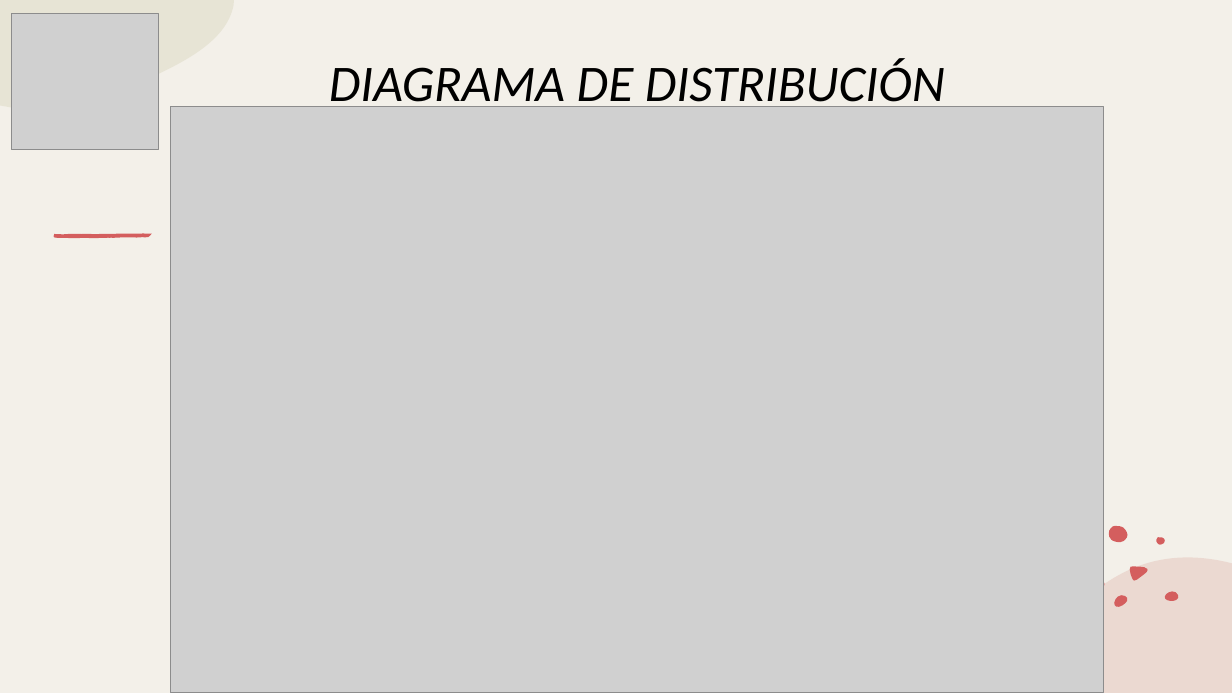
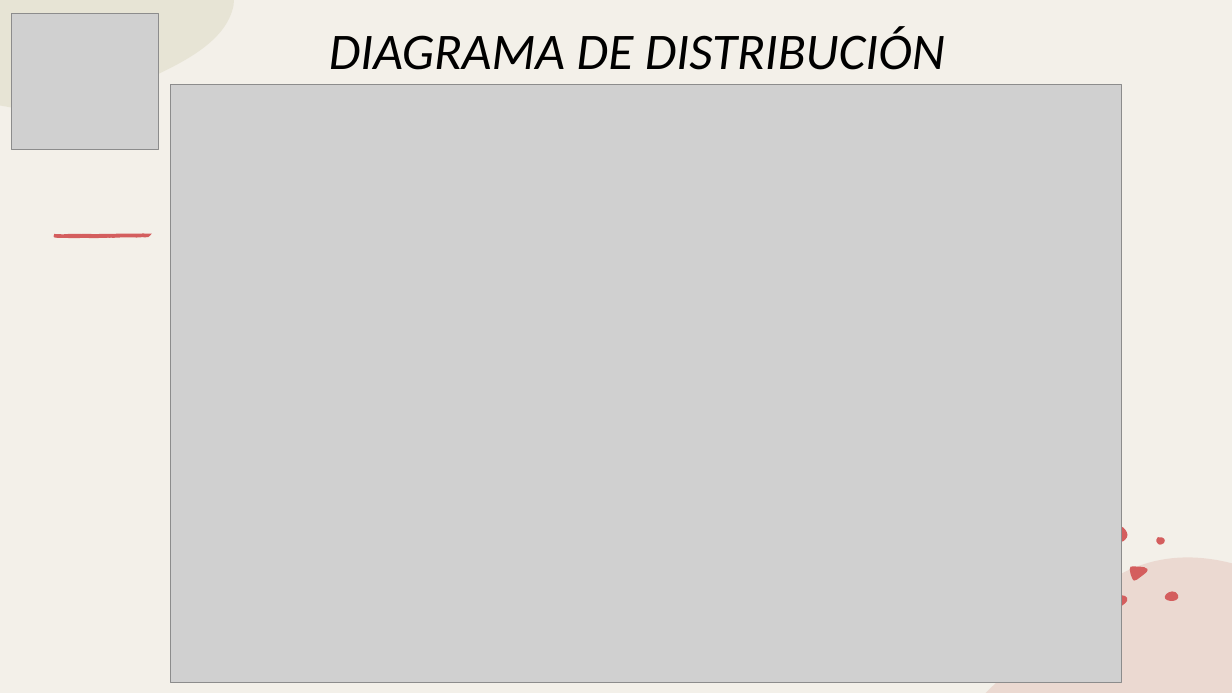
Before and after one commit to huertas-santiago/WebWuky, a slide deck: slide 14 of DOCUENTOS VARIOS/PRESENTACIONES/Presentacion de Proyecto_WUKY.pptx. Drawn at 1232x693 pixels with LibreOffice and Linux fonts; fonts in the diff are those of the drawing; grey boxes stand for pictures. Boxes give left, top, right and bottom in pixels: in the first picture for what was removed or moved away, otherwise in the second. Text is boxed around its words. In the diff, an @@ line names an element or a change of style, - is before the commit and + after.

```diff
--- a/DOCUENTOS VARIOS/PRESENTACIONES/Presentacion de Proyecto_WUKY.pptx
+++ b/DOCUENTOS VARIOS/PRESENTACIONES/Presentacion de Proyecto_WUKY.pptx
@@ text "DIAGRAMA DE DISTRIBUCIÓN" rewrapped from [329,59,945,107] to [329,26,945,70] @@
@@ picture: place and size @@
-picture at [170,107,1104,693]
+picture at [170,85,1122,682]
@@ freeform shape removed at [1090,581,1104,602] @@
```
Also in this commit, not shown: 3 other files.
